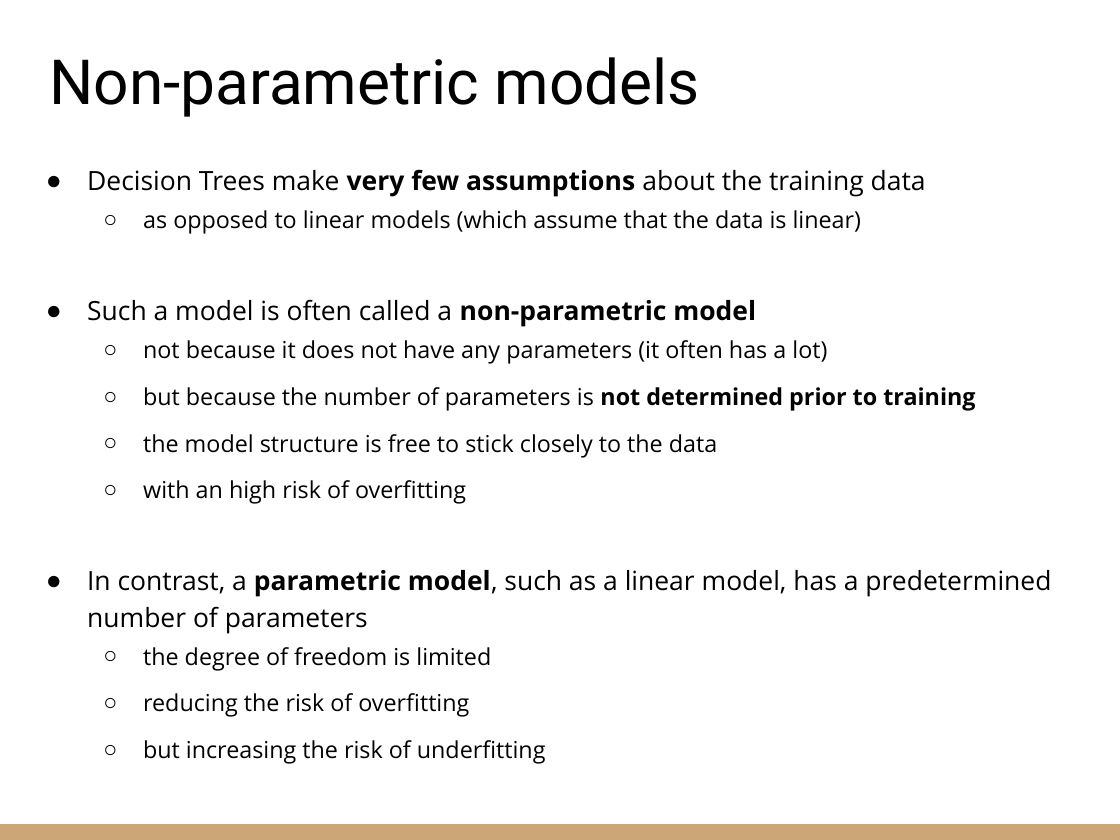
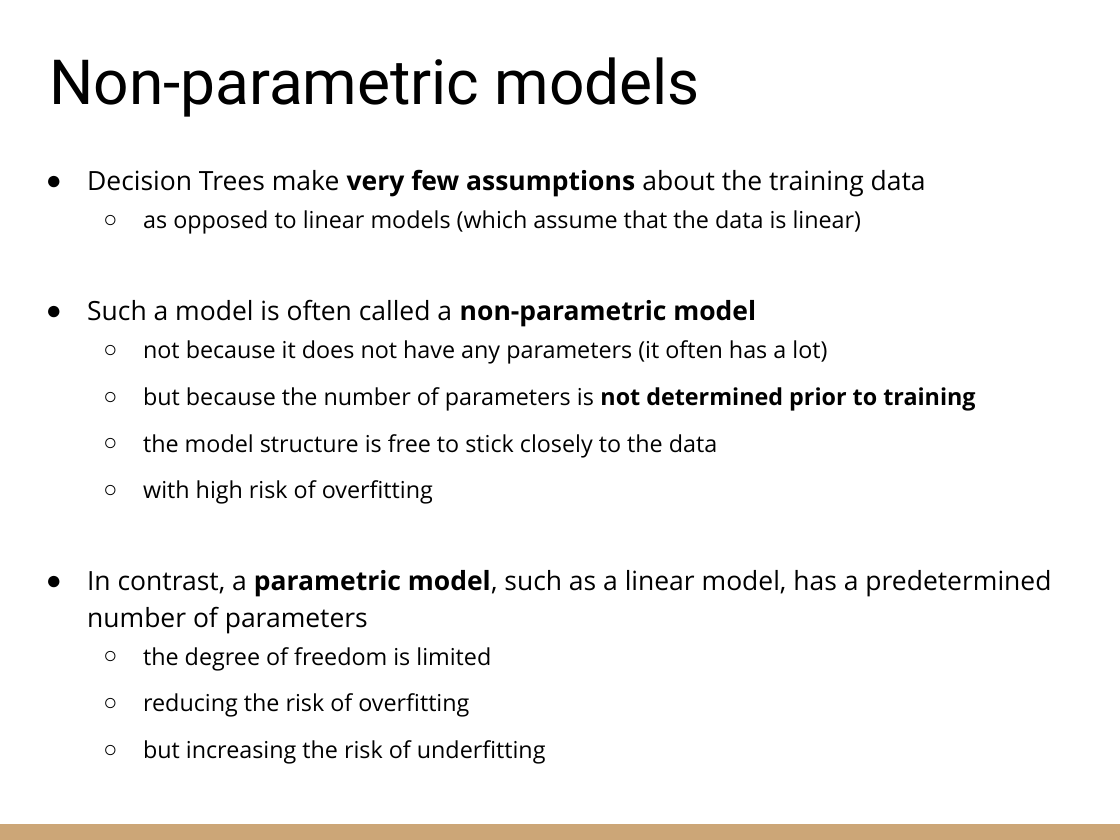
Before and after one commit to riccardoberta/machine-learning, a slide deck: slide 19 of 05 - Decision Tree/slides.pptx. Drawn at 1120x840 pixels with LibreOffice and Linux fonts; fonts in the diff are those of the drawing. Boxes give left, top, right and bottom in pixels: in the first picture for what was removed or moved away, otherwise in the second. Text is boxed around its words. In the diff, an @@ line names an element or a change of style, - is before the commit and + after.

```diff
--- a/05 - Decision Tree/slides.pptx
+++ b/05 - Decision Tree/slides.pptx
@@ text at (143, 480, 433, 504): text changed @@
-  ○ with an high risk of overfitting
+  ○ with high risk of overfitting
```
Also in this commit, not shown: 2 other slides changed, 7 other files.
